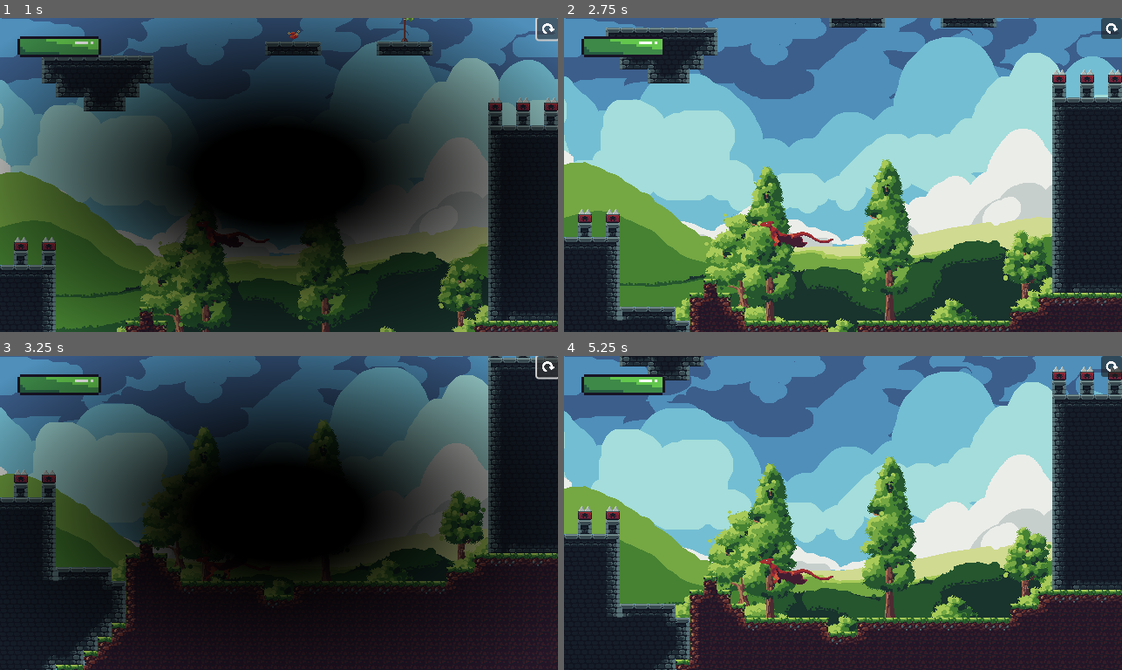
Above: before the commit, frames 1-4 (two rows, left to right).
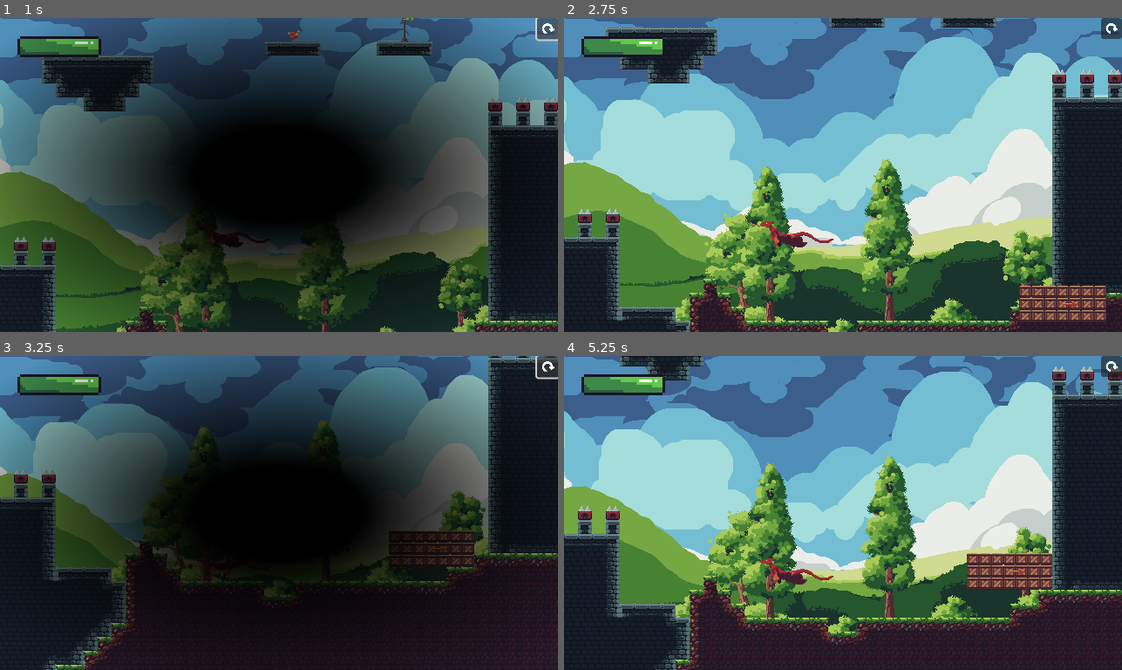
Above: after the commit, the same moments.

Repository: Robocraft999/ScalesToScale
Game: Godot game, scene res://scenes/levels/level_5.tscn
The game is run twice, just before and just after one commit, with the same random seed, the same clock (stepped at 60 frames per second) and the same inputs. This scene is started directly instead of the project's main scene. The engine's default icon, where the game draws it, is replaced by a stand-in: a white triangle on a blue panel in a dark square.
Inputs (mouse positions are in pixels of both pictures, inside the frame that each line leads up to):
- Up to frame 1 (1 s): click (546, 27) at 0.5 s
- Up to frame 2 (2.75 s): click (1110, 27) at 1.25 s; click (1110, 27) at 2 s
- Up to frame 3 (3.25 s): click (546, 365) at 2.75 s
- Up to frame 4 (5.25 s): click (1110, 365) at 3.5 s; tap T at 4.25, 5 s; move the mouse to (965, 497) at 4.27 s; hold E (box_cycle_right) 4.28-5 s; hold Shift (dash) 4.28-5 s; click (965, 497) at 4.42 s; tap Up (jump) at 4.52 s; drag from (731, 528) to (815, 575) at 5.02 s

Frame 1 is identical in both runs. In frame 2, 1.5% of the frame differs, in the area x 81-98%, y 85-97%; in frame 3, 1.1%; in frame 4, 1.7%, in the area x 72-88%, y 62-75%.
Error in both runs: Invalid access to property or key 'scene_name' on a base object of type 'Nil'. (res://scripts/options_manager.gd:51)

Commit message:
fixed scaler
- now has a retraction_direction attribute which specifies in which direction the box will retract (defaults to DOWN) (makes Wallglue obsolete)
- overlay calculations not finished yet

Diff:
--- a/scripts/scaler.gd
+++ b/scripts/scaler.gd
@@ -7,6 +7,8 @@
 @export var step_step := Vector2.ONE
 var current_offset = target_offset
 var new_scale     := Vector2.ONE
+
+@export var retraction_direction := Vector2.DOWN
 
 @onready var parent: CollisionObject2D = $".."
 @onready var sprite: Sprite2D = $"../Sprite2D"
@@ -139,12 +141,10 @@
 	var scale_down = new_scale.x - parent.scale.x < -0.01 or new_scale.y - parent.scale.y < -0.01
 
 	# get expansion size (half)
-	var expansion = Vector2(collider_size.x * new_scale.x/2 - collider_size.x * parent.scale.x/2, collider_size.y * new_scale.y/2 - collider_size.y * parent.scale.y/2)
+	var expansion = collider_size * new_scale/2 - collider_size*parent.scale/2
 
 	if scale_down:
-		var motion_down = Vector2(0, collider_size.y * new_scale.y/4 - 0.1)
-		motion_down = Vector2.ZERO
-		scale_objects(Vector2.ZERO if expansion.x != 0 else motion_down)
+		scale_objects(retraction_direction * collider_size/2 * (parent.scale - new_scale))
 		return
 
 	# check if expandable to both sides
@@ -172,27 +172,33 @@
 func test_move(motion: Vector2) -> bool:
 	return parent.test_move(parent.transform, motion, null, 0, false)
 
-func scale_objects(new_position):
-	scaleTween = create_tween()
-	scaleTween.tween_property(parent, "scale", new_scale, .2)
-	positionTween = create_tween()
-	positionTween.set_ease(Tween.EASE_OUT).tween_property(parent, "position", parent.position + new_position, .1)
-	sprite_rect_tween = create_tween()
-	sprite_rect_tween.tween_property(sprite, "region_rect:size", sprite_region_size * new_scale, .2)
-	#create_tween().tween_property(region_rect, "size", sprite_region_size * new_scale, 0.2)
-	#parent.scale = new_scale
+func scale_objects(delta_position):
+	print()
+	scaleTween = create_tween().set_trans(Tween.TRANS_SINE)
+	scaleTween.tween_method(_scale_tween_callback.bind(delta_position, parent.scale, parent.position), parent.scale, new_scale, .2)
+
+func _scale_tween_callback(t_scale: Vector2, delta_position: Vector2, start_scale: Vector2, start_position: Vector2):
+	parent.scale = t_scale
+	if t_scale.x < start_scale.x or t_scale.y < start_scale.y:
+		parent.position = start_position + retraction_direction * collider_size/2 * (start_scale - t_scale)
+	else:
+		parent.position = start_position + delta_position * (t_scale - start_scale)
+	sprite.region_rect.size = sprite_region_size * t_scale
+
 
 func calculate_reach_box():
 	var box: Sprite2D = $BoxOverlay
 	box.global_scale = MAX_SCALE
 	var dir = Vector2.UP
+	dir = retraction_direction * -1
 	if get_parent().get_children().any(func(node): return node is WallGlue) or test_move(dir * box.get_rect().size * -1):
 		var glues = get_parent().find_children("*", "WallGlue")
 		if glues.size() > 0:
 			var glue: WallGlue = glues[0]
 			var glue_dir = glue.direction.normalized() * -1
 			if glue_dir != dir:
-				dir += glue_dir
+				#dir += glue_dir
+				pass
 
 		var current_box_count = Global.lerp(Vector2.ONE, MAX_SCALE, target_offset) - Vector2.ONE
 		var max_box_count = MAX_SCALE - Vector2.ONE
